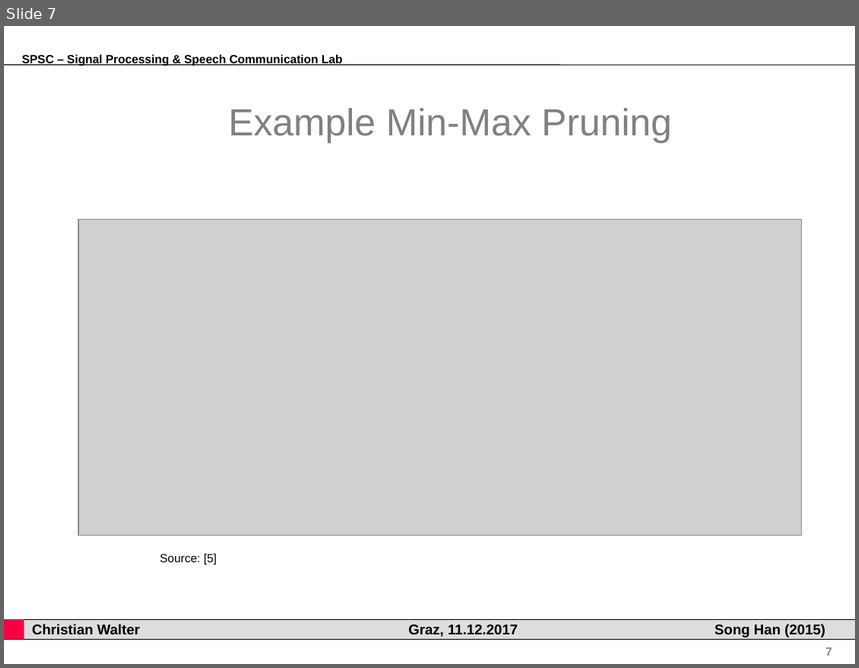
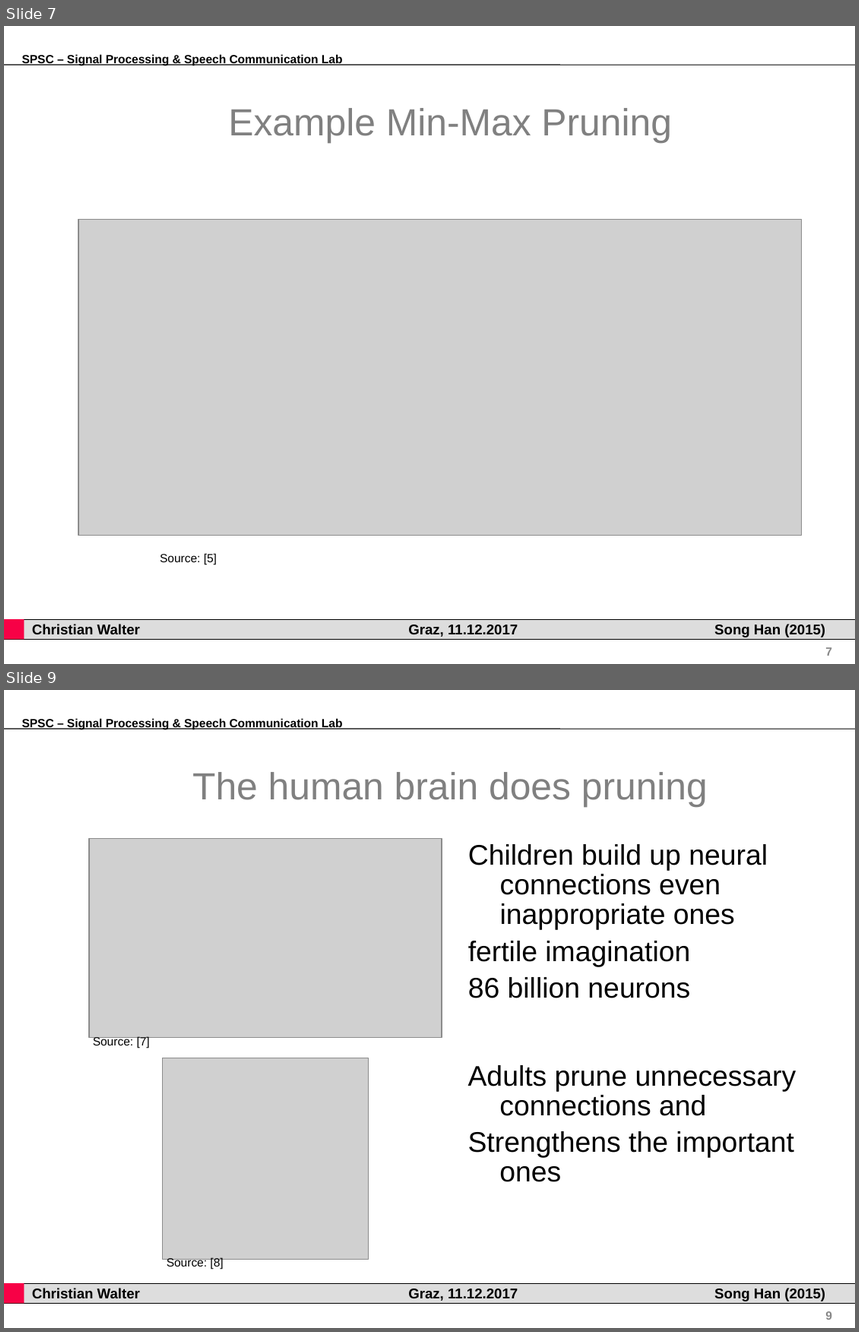
Before and after one commit to gartenschlaefer/present, a slide deck: han2015_learning_weights/han2015_learning_weights.ppt. Shown one above the other, each under a label of ours: slide 7 before the commit, slides 7 and 9 after it; the slides between them are not shown. The pictures are 859x668 and 859x1332 pixels, drawn with LibreOffice and Linux fonts; fonts in the diff are those of the drawing; grey boxes stand for pictures; background and template pictures are left out. Boxes give left, top, right and bottom in pixels: in the first picture for what was removed or moved away, otherwise in the second. Text is boxed around its words. In the diff, an @@ line names an element or a change of style, - is before the commit and + after.

```diff
--- a/han2015_learning_weights/han2015_learning_weights.ppt
+++ b/han2015_learning_weights/han2015_learning_weights.ppt
@@ slide 9 added at box(4, 690, 855, 1328), background #FFFFFF; not listed: 8 template elements that a slide beside it also shows @@
@@ title added at box(192, 772, 708, 807), 32 pt, text #808080 @@
+The human brain does pruning
@@ picture added at box(89, 839, 442, 1038) @@
@@ text added at box(468, 844, 768, 999), 24 pt, text #000000 @@
+Children build up neural connections even inappropriate ones
+fertile imagination
+86 billion neurons
@@ text added at box(93, 1037, 150, 1048), 10 pt, text #000000 @@
+Source: [7]
@@ picture added at box(162, 1058, 367, 1259) @@
@@ text added at box(468, 1065, 797, 1182), 24 pt, text #000000 @@
+Adults prune unnecessary connections and
+Strengthens the important ones
@@ text added at box(167, 1258, 223, 1269), 10 pt, text #000000 @@
+Source: [8]
```
Also in this commit, not shown: 2 slides changed, 1 other slide added, 10 other files.
